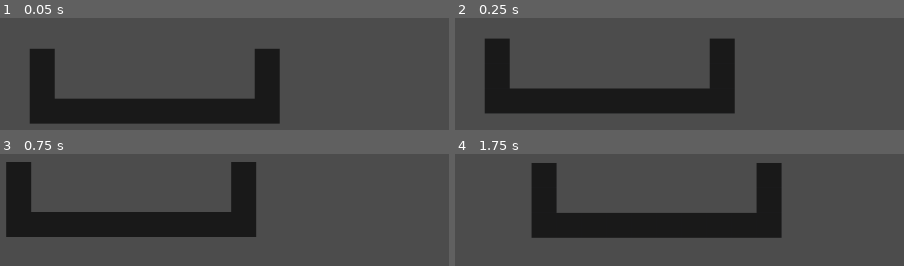
Above: before the commit, frames 1-4 (two rows, left to right).
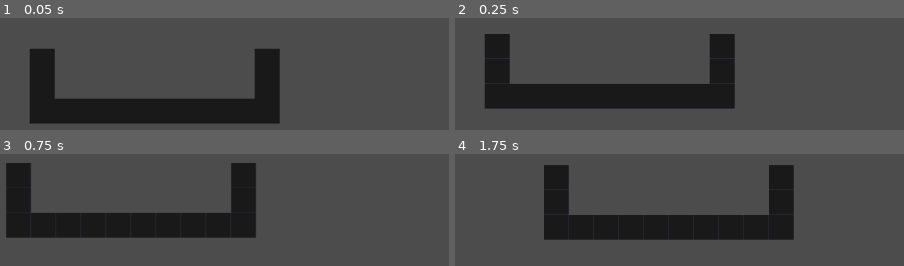
Above: after the commit, the same moments.

Repository: revanj/GameBuildersGJ1
Game: Godot game, scene res://World.tscn
Two runs of this game, one before a commit and one after it. Both use one fixed random seed, a clock stepped at 60 frames per second and the inputs below.
Inputs:
- Up to frame 1 (0.05 s): no input
- Up to frame 2 (0.25 s): no input
- Up to frame 3 (0.75 s): hold Right (ui_right) from 0.53 s (still down)
- Up to frame 4 (1.75 s): release Right (ui_right) at 1.28 s; hold Left (ui_left) from 1.28 s (still down)

Frame 1 is identical in both runs. In frame 2, 5.1% of the frame differs, in the area x 6-63%, y 14-85%; in frame 3, 1.0%; in frame 4, 7.8%, in the area x 17-76%, y 8-77%.

Commit message:
More fix for physics

Diff:
--- a/Player.gd
+++ b/Player.gd
@@ -1,28 +1,27 @@
 extends RigidBody2D
 
-const UP = Vector2(0, -1)
 const ACCELERATION = 50
 const GRAVITY = 10
 const MAX_SPEED = 300
-const JUMP_HEIGHT = -500
+
 var velocity = Vector2()
 
 
 func friction():
 	velocity.x = lerp(velocity.x, 0.0, 0.1)
-	velocity.y = lerp(velocity.y, 0.0, 0.05)
 
 func move_right_left():
 	if Input.is_action_pressed("ui_right"):
-		velocity.x = min(velocity.x+ACCELERATION, MAX_SPEED)
+		velocity.x = min(velocity.x + ACCELERATION, MAX_SPEED)
 	elif Input.is_action_pressed("ui_left"):
-		velocity.x = max(velocity.x-ACCELERATION, -MAX_SPEED)
+		velocity.x = max(velocity.x - ACCELERATION, -MAX_SPEED)
 
 func gravity():
 	if (velocity.y < MAX_SPEED):
 		velocity.y += GRAVITY
 
 func _physics_process(delta):
+	velocity = self.linear_velocity;
 	gravity()
 	friction()
 	move_right_left()
